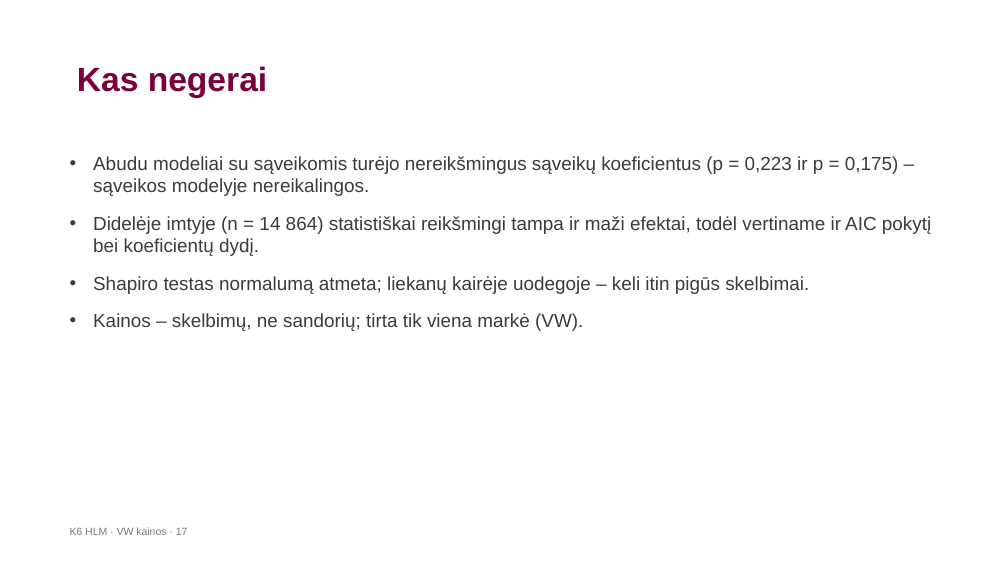
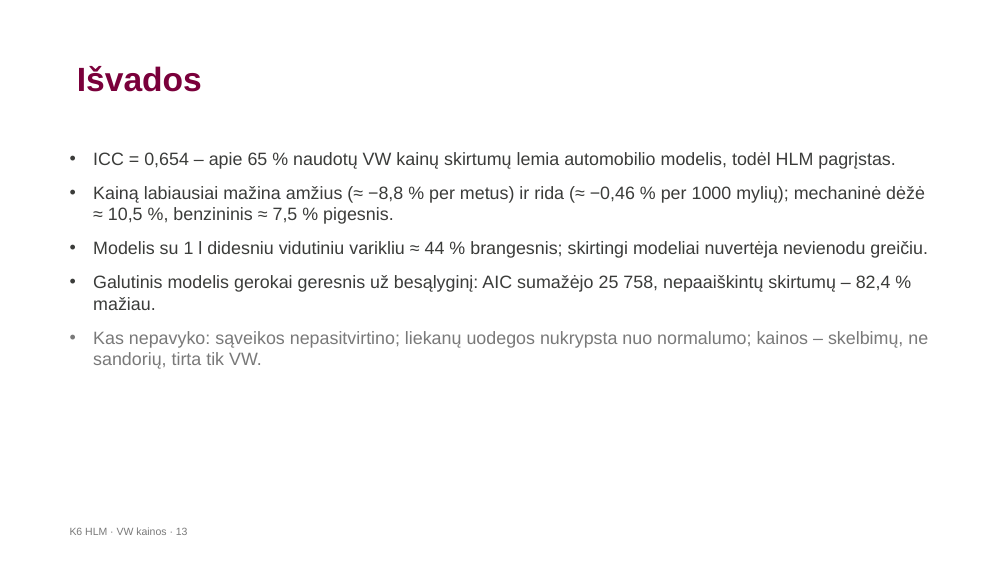
Before and after one commit to LidijaPu/K6, a slide deck: slide 13 of K6_HLM_VW_pristatymas-2.pptx (slide 17 before the commit). Drawn at 1008x567 pixels with LibreOffice and Linux fonts; fonts in the diff are those of the drawing; background and template pictures are left out. Boxes give left, top, right and bottom in pixels: in the first picture for what was removed or moved away, otherwise in the second. Text is boxed around its words. In the diff, an @@ line names an element or a change of style, - is before the commit and + after.

```diff
--- a/K6_HLM_VW_pristatymas-2.pptx
+++ b/K6_HLM_VW_pristatymas-2.pptx
@@ title at [77, 66, 202, 92]: text changed @@
-Kas negerai
+Išvados
@@ text at [93, 152, 928, 369]: text changed; size 18 to 17 pt @@
-• Abudu modeliai su sąveikomis turėjo nereikšmingus sąveikų koeficientus (p = 0,223 ir p = 0,175) – sąveikos modelyje nereikalingos.
-• Didelėje imtyje (n = 14 864) statistiškai reikšmingi tampa ir maži efektai, todėl vertiname ir AIC pokytį bei koeficientų dydį.
-• Shapiro testas normalumą atmeta; liekanų kairėje uodegoje – keli itin pigūs skelbimai.
-• Kainos – skelbimų, ne sandorių; tirta tik viena markė (VW).
+• ICC = 0,654 – apie 65 % naudotų VW kainų skirtumų lemia automobilio modelis, todėl HLM pagrįstas.
+• Kainą labiausiai mažina amžius (≈ −8,8 % per metus) ir rida (≈ −0,46 % per 1000 mylių); mechaninė dėžė ≈ 10,5 %, benzininis ≈ 7,5 % pigesnis.
+• Modelis su 1 l didesniu vidutiniu varikliu ≈ 44 % brangesnis; skirtingi modeliai nuvertėja nevienodu greičiu.
+• Galutinis modelis gerokai geresnis už besąlyginį: AIC sumažėjo 25 758, nepaaiškintų skirtumų – 82,4 % mažiau.
+• Kas nepavyko: sąveikos nepasitvirtino; liekanų uodegos nukrypsta nuo normalumo; kainos – skelbimų, ne sandorių, tirta tik VW.
@@ text at [70, 527, 188, 535]: text changed @@
-K6 HLM · VW kainos · 17
+K6 HLM · VW kainos · 13
```
Also in this commit, not shown: 5 other slides changed, 1 slide added, 5 slides removed, 4 other files.
